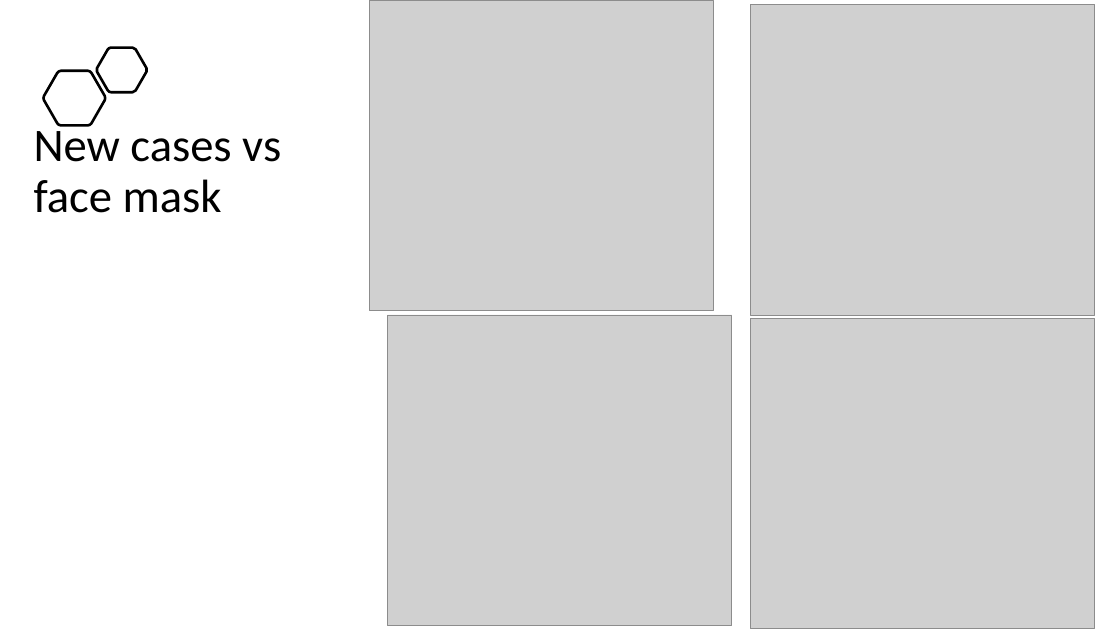
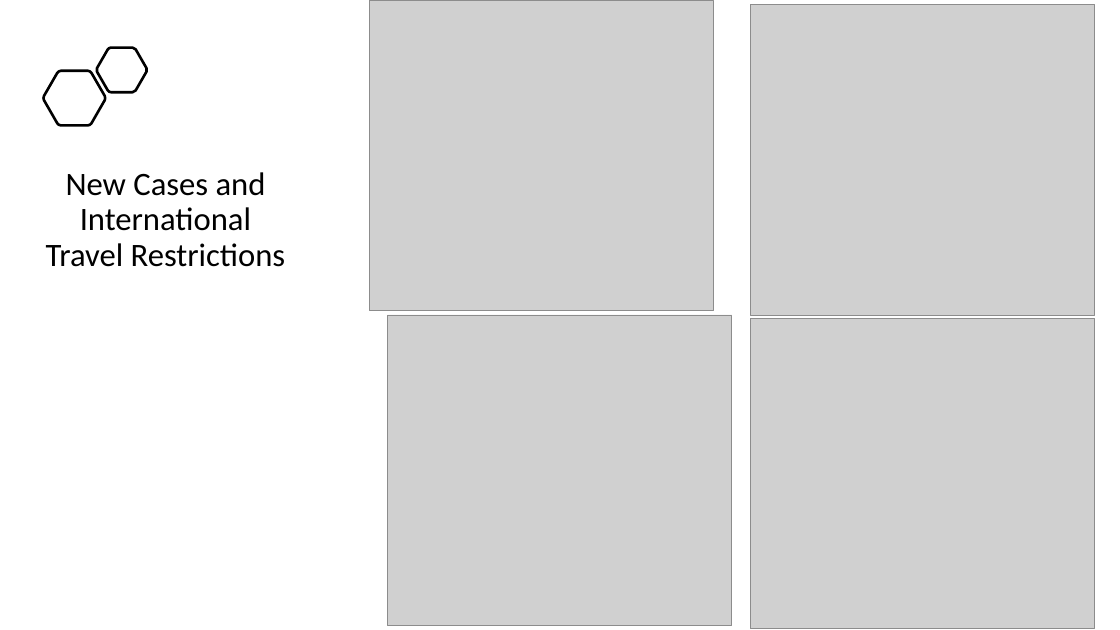
Before and after one commit to nithiyasuresh/Project-1-Covid-PolicyChangesAnalysis, a slide deck: slide 9 of Output/Policy_Changes.pptx (slide 10 before the commit). Drawn at 1120x630 pixels with LibreOffice and Linux fonts; fonts in the diff are those of the drawing; grey boxes stand for pictures. Boxes give left, top, right and bottom in pixels: in the first picture for what was removed or moved away, otherwise in the second. Text is boxed around its words. In the diff, an @@ line names an element or a change of style, - is before the commit and + after.

Commit message:
PPT Update

```diff
--- a/Output/Policy_Changes.pptx
+++ b/Output/Policy_Changes.pptx
@@ title removed at (34, 122, 281, 213) @@
-New cases vs face mask
@@ text added at (46, 172, 286, 267), 28 pt, text #000000 @@
+New Cases and International Travel Restrictions
```
Also in this commit, not shown: 1 other slide changed, 1 slide added, 1 slide removed, 3 other files.
